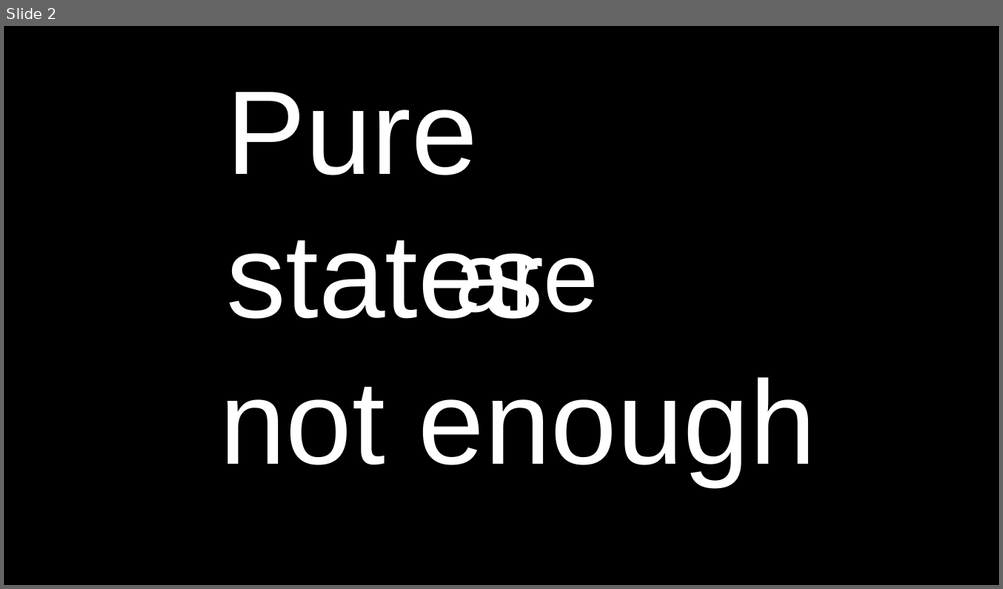
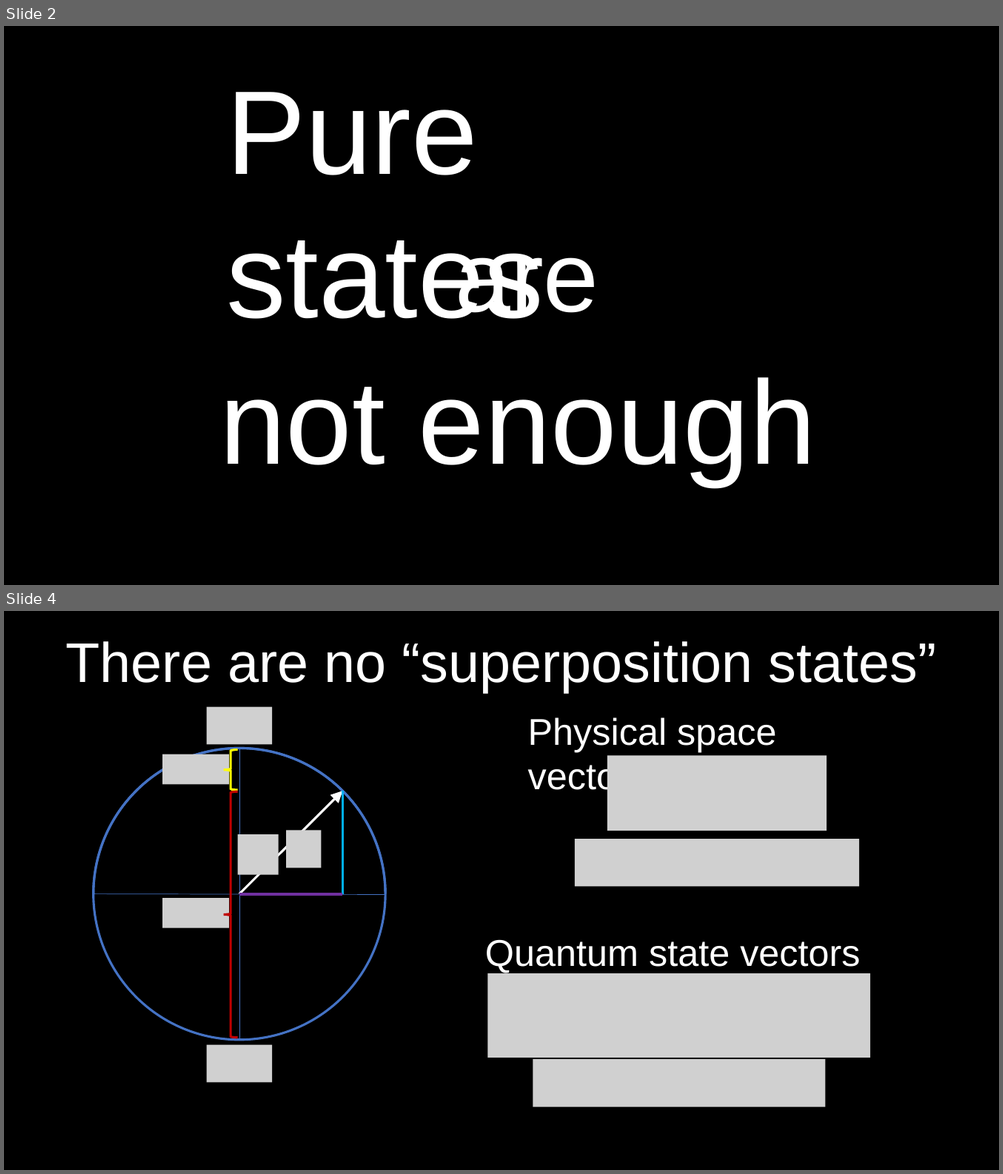
Before and after one commit to assumptionsofphysics/slides, a slide deck: 2026/2026Thumbnail.pptx. Shown one above the other, each under a label of ours: slide 2 before the commit, slides 2 and 4 after it; the slides between them are not shown. The pictures are 1003x589 and 1003x1174 pixels, drawn with LibreOffice and Linux fonts; fonts in the diff are those of the drawing; grey boxes stand for pictures; background and template pictures are left out. Boxes give left, top, right and bottom in pixels: in the first picture for what was removed or moved away, otherwise in the second. Text is boxed around its words. In the diff, an @@ line names an element or a change of style, - is before the commit and + after.

```diff
--- a/2026/2026Thumbnail.pptx
+++ b/2026/2026Thumbnail.pptx
@@ slide 4 added at bbox=[4, 611, 999, 1170], background #000000 @@
@@ text added at bbox=[66, 641, 936, 692], 54 pt, text #FFFFFF @@
+There are no “superposition states”
@@ text added at bbox=[528, 718, 776, 797], 36 pt, text #FFFFFF @@
+Physical space vectors
@@ picture added at bbox=[607, 756, 826, 831] @@
@@ group added at bbox=[94, 707, 385, 1082]: 6 pictures, 4 lines, 2 ellipses, 2 right braces, 1 arc (boxed as its full ellipse), 1 freeform shape, 1 arrow @@
@@ picture added at bbox=[575, 840, 859, 887] @@
@@ text added at bbox=[485, 940, 859, 974], 36 pt, text #FFFFFF @@
+Quantum state vectors
@@ picture added at bbox=[487, 974, 871, 1058] @@
@@ picture added at bbox=[533, 1059, 825, 1107] @@
```
Also in this commit, not shown: 2 other slides added, 4 other files.
